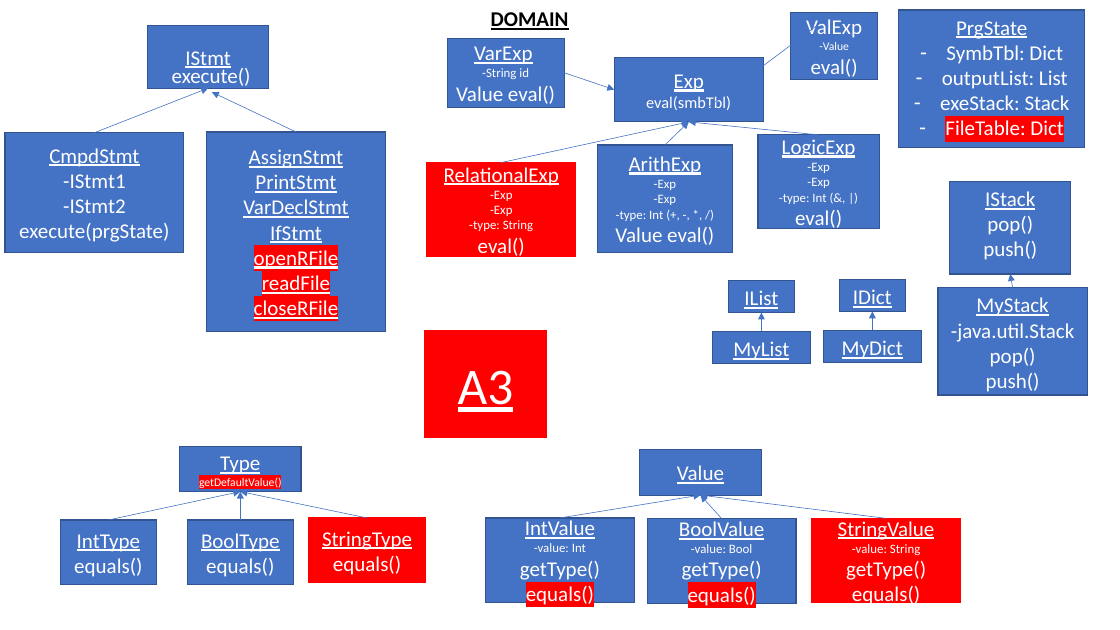
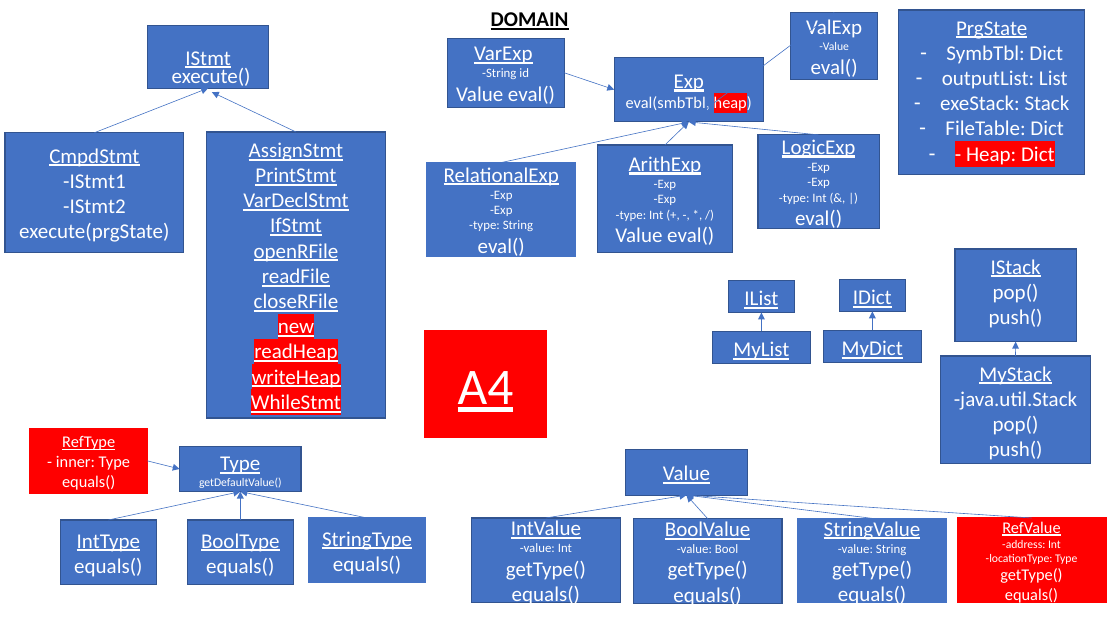
Before and after one commit to stoiag/MAP-2023-2024, a slide deck: slide 1 of interpreter_project_structure.pptx. Drawn at 1120x630 pixels with LibreOffice and Linux fonts; fonts in the diff are those of the drawing. Boxes give left, top, right and bottom in pixels: in the first picture for what was removed or moved away, otherwise in the second. Text is boxed around its words. In the diff, an @@ line names an element or a change of style, - is before the commit and + after.

Commit message:
A4

```diff
--- a/interpreter_project_structure.pptx
+++ b/interpreter_project_structure.pptx
@@ rectangle "PrgState": place and size @@
-rectangle "PrgState" at bbox=[899, 10, 1086, 148]
+rectangle "PrgState" at bbox=[899, 10, 1086, 175]
@@ text in rectangle at bbox=[626, 95, 752, 113]: text changed @@
-eval(smbTbl)
+eval(smbTbl, heap)
@@ rectangle "AssignStmt": place and size @@
-rectangle "AssignStmt" at bbox=[207, 132, 386, 331]
+rectangle "AssignStmt" at bbox=[207, 132, 386, 418]
@@ text in rectangle at bbox=[945, 120, 1064, 142]: highlight #FF0000 to none in "FileTable: Dict" @@
@@ text in rectangle at bbox=[966, 146, 1055, 165]: paragraph added @@
+– - Heap: Dict
@@ text in rectangle at bbox=[254, 243, 339, 315]: highlight #FF0000 to none in "openRFile", "readFile", "closeRFile" @@
@@ rectangle "IStack": place and size @@
-rectangle "IStack" at bbox=[949, 181, 1070, 274]
+rectangle "IStack" at bbox=[955, 249, 1076, 341]
@@ text in rectangle at bbox=[251, 323, 341, 413]: paragraphs added @@
+new
+readHeap
+writeHeap
+WhileStmt
@@ rectangle "MyStack": place and size @@
-rectangle "MyStack" at bbox=[939, 288, 1088, 396]
+rectangle "MyStack" at bbox=[941, 356, 1091, 464]
@@ arrow moved from (1013, 288) - (1011, 274) to (1016, 356) - (1016, 342) @@
@@ text in rectangle at bbox=[458, 371, 514, 412]: text changed @@
-A3
+A4
@@ rectangle added at bbox=[30, 429, 148, 493], fill #FF0000, outline #FF0000 1 pt, 14 pt, text #FFFFFF @@
+RefType
+- inner: Type
+equals()
@@ arrow added from (148, 461) to (180, 469), #4472C4 0.5 pt @@
@@ text in rectangle at bbox=[199, 478, 281, 488]: highlight #FF0000 to none in "getDefaultValue()" @@
@@ 4 rectangles, 3 arrows: place and size @@
-4 rectangles, 3 arrows at bbox=[486, 450, 960, 603]
+4 rectangles, 3 arrows at bbox=[471, 450, 947, 603]
@@ arrow added from (1032, 518) to (686, 495), #4472C4 0.5 pt @@
@@ rectangle "IntValue" at bbox=[471, 518, 620, 603]: highlight #FF0000 to none in "equals()" @@
@@ rectangle "BoolValue" at bbox=[634, 518, 782, 603]: highlight #FF0000 to none in "equals()" @@
@@ fill #FF0000 to #4472C4; outline #FF0000 1 pt to #4472C4 1 pt in 3 elements at bbox=[308, 518, 426, 583], bbox=[427, 163, 576, 256], bbox=[798, 518, 947, 603] @@
@@ rectangle added at bbox=[957, 518, 1106, 603], fill #FF0000, outline #FF0000 1 pt, 10 pt, text #FFFFFF @@
+RefValue
+-address: Int
+-locationType: Type
+getType()
+equals()
```
Also in this commit, not shown: 1 other slide changed.
